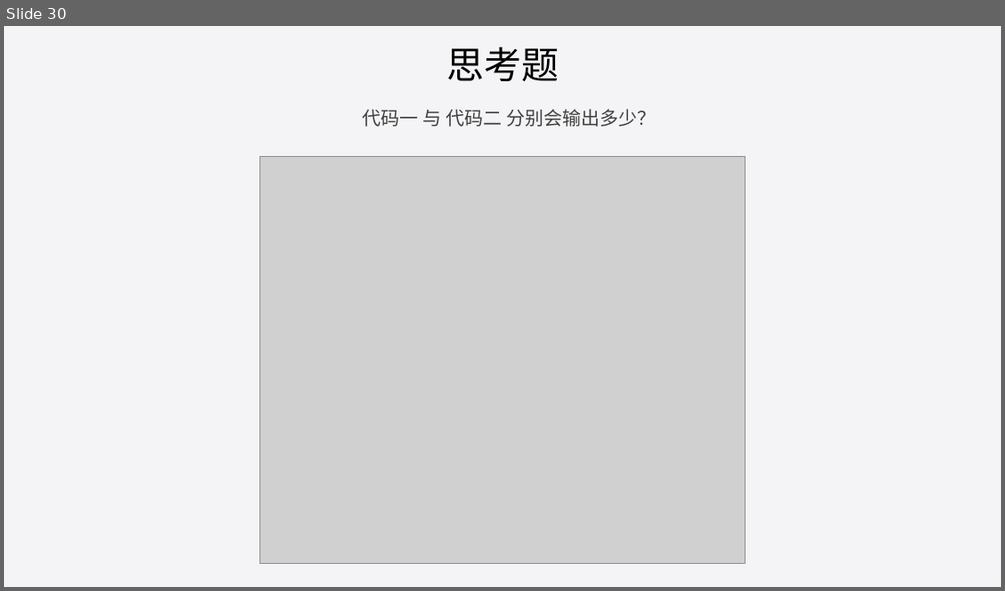
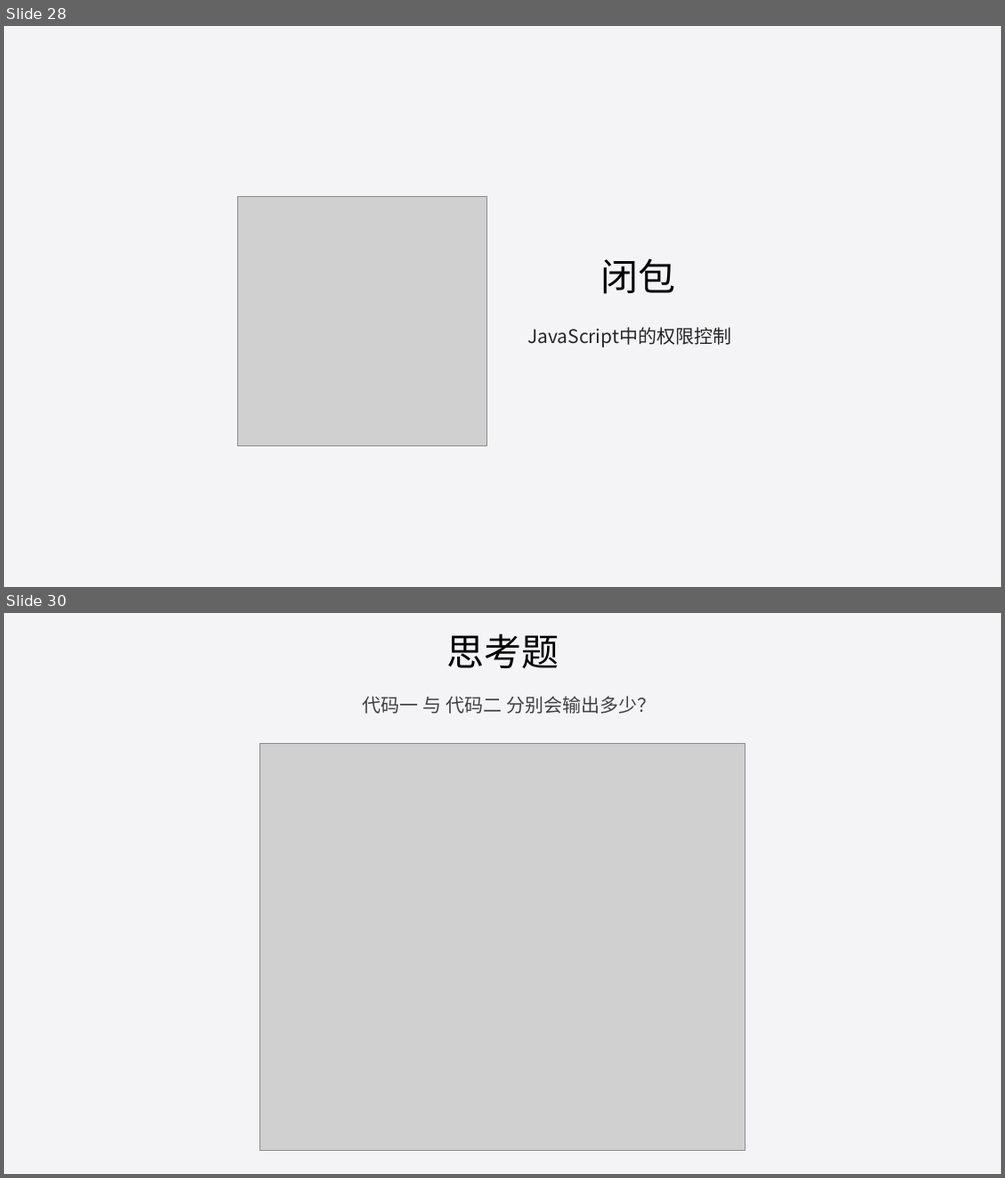
Before and after one commit to liuweiGL/share, a slide deck: ppt/JavaScript基础一.pptx. Shown one above the other, each under a label of ours: slide 30 before the commit, slides 28 and 30 after it; the slides between them are not shown. The pictures are 1005x591 and 1005x1178 pixels, drawn with LibreOffice and Linux fonts; fonts in the diff are those of the drawing; grey boxes stand for pictures. Boxes give left, top, right and bottom in pixels: in the first picture for what was removed or moved away, otherwise in the second. Text is boxed around its words. In the diff, an @@ line names an element or a change of style, - is before the commit and + after.

```diff
--- a/ppt/JavaScript基础一.pptx
+++ b/ppt/JavaScript基础一.pptx
@@ slide 28 added at bbox=[4, 26, 1001, 587], background #F4F4F6 @@
@@ picture added at bbox=[237, 197, 486, 445] @@
@@ title added at bbox=[601, 258, 676, 294], 36 pt, text #000000 @@
+闭包
@@ text added at bbox=[527, 327, 731, 347], 18 pt, text #262626 @@
+JavaScript中的权限控制
```
Also in this commit, not shown: 3 slides changed, 3 other slides added, 1 slide removed, 1 other file.
